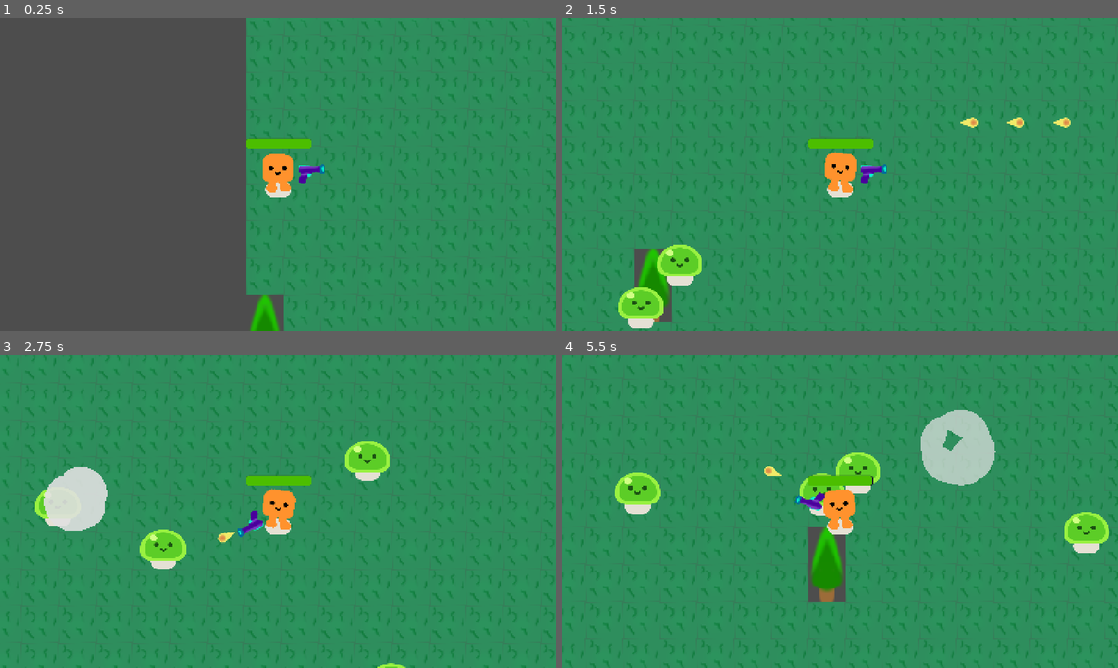
Above: before the commit, frames 1-4 (two rows, left to right).
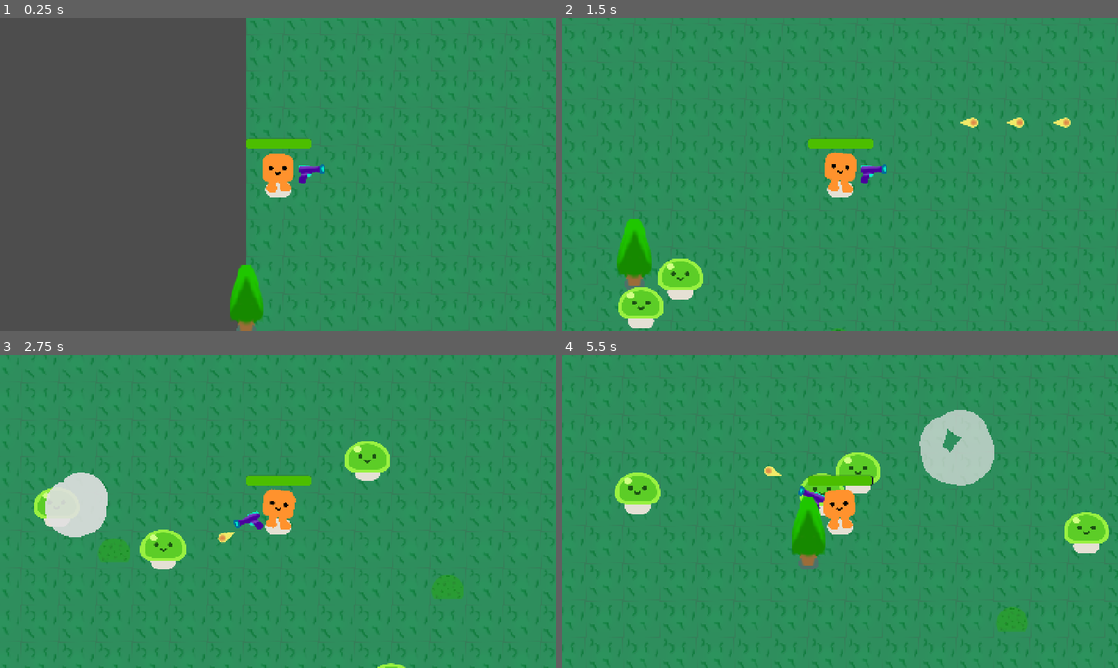
Above: after the commit, the same moments.

Repository: ProjectsOfJames/Survivor_like_V1-
Game: Godot game, scene res://survivors_game.tscn
Same seed, same stepped clock (60 frames per second), same inputs: the game is played once before the commit and once after it.
Inputs (mouse positions are in pixels of both pictures, inside the frame that each line leads up to):
- Up to frame 1 (0.25 s): no input
- Up to frame 2 (1.5 s): move the mouse to (962, 158) at 0.52 s; hold D (move_right) 0.53-1.28 s; click (962, 158) at 0.67 s; move the mouse to (728, 190) at 1.27 s; hold S (move_down) from 1.28 s (still down); click (728, 190) at 1.42 s
- Up to frame 3 (2.75 s): move the mouse to (333, 442) at 2.02 s; release S (move_down) at 2.03 s; hold D (move_right) from 2.03 s (still down); click (333, 442) at 2.17 s
- Up to frame 4 (5.5 s): move the mouse to (812, 574) at 2.77 s; release D (move_right) at 2.78 s; hold W (move_up) 2.78-3.53 s; click (812, 574) at 2.92 s; move the mouse to (1006, 558) at 3.52 s; hold A (move_left) 3.53-5.03 s; click (1006, 558) at 3.67 s; move the mouse to (673, 464) at 4.27 s; click (673, 464) at 4.42 s; move the mouse to (867, 511) at 5.02 s; hold S (move_down) from 5.03 s (still down); click (867, 511) at 5.17 s

The runs differ from the first frame. In frame 1, 1.6% of the frame differs, in the area x 41-100%, y 0-100%; in frame 2, 2.8%; in frame 3, 1.7%; in frame 4, 3.1%, in the area x 5-100%, y 3-100%.

Commit message:
Fixed object generation
- Generate tree scene instead of tree tile for collisions and layering
- Fixed bush generation
- Gun flip vertically based on rotation

Diff:
--- a/gun.gd
+++ b/gun.gd
@@ -6,6 +6,12 @@
 	if enemies_in_range.size() > 0:
 		var target_enemy = enemies_in_range.front()
 		look_at(target_enemy.global_position)
+
+		var gun_rotation = $WeaponPivot.get_global_rotation_degrees()
+		if gun_rotation > 90 or gun_rotation < -90 :
+			$WeaponPivot/Pistol.flip_v = true
+		else:
+			$WeaponPivot/Pistol.flip_v = false
 
 func shoot():
 	const BULLET = preload("res://bullet.tscn")
--- a/pine_tree.tscn
+++ b/pine_tree.tscn
@@ -6,7 +6,7 @@
 [sub_resource type="CircleShape2D" id="CircleShape2D_ikdqj"]
 radius = 19.0
 
-[node name="StaticBody2D" type="StaticBody2D" unique_id=1783748662]
+[node name="Pine Tree" type="StaticBody2D" unique_id=1783748662]
 disable_mode = 2
 
 [node name="GroundShadow" type="Sprite2D" parent="." unique_id=1341930721]
--- a/player.gd
+++ b/player.gd
@@ -23,6 +23,6 @@
 	var overlapping_mobs = %HurtBox.get_overlapping_bodies()
 	if overlapping_mobs.size() > 0:
 		health -= DAMAGE_RATE * overlapping_mobs.size() * delta
-		%ProgressBar.value = health
+		%HealthBar.value = health
 		if health <= 0.0:
 			health_depleted.emit()
--- a/player.tscn
+++ b/player.tscn
@@ -46,7 +46,7 @@
 shape = SubResource("CircleShape2D_i3pqv")
 debug_color = Color(0.95505303, 0, 0.20854759, 0.41960785)
 
-[node name="ProgressBar" type="ProgressBar" parent="." unique_id=1690598846]
+[node name="HealthBar" type="ProgressBar" parent="." unique_id=1690598846]
 unique_name_in_owner = true
 offset_left = -84.0
 offset_top = -132.0
--- a/project.godot
+++ b/project.godot
@@ -74,7 +74,7 @@
 
 [application]
 
-config/name="Your First 2D Game With Godot 4: START (GDQuest)"
+config/name="Survivor Like"
 run/main_scene="uid://swcb8q32cvqi"
 config/features=PackedStringArray("4.6", "Forward Plus")
 config/icon="res://icon.png"
--- a/survivors_game.gd
+++ b/survivors_game.gd
@@ -1,8 +1,10 @@
 extends Node2D
 
 @onready var camera_2d: Camera2D = $Player/Camera2D
-@onready var tile_map_layer: TileMapLayer = $TileMapLayer
+@onready var ground: TileMapLayer = $Ground
+@onready var objects: TileMapLayer = $Objects
 @onready var player: CharacterBody2D = $Player
+
 
 var tile_size = 96
 var chunk_size = 32
@@ -13,126 +15,133 @@
 
 var object_placed_range = Rect2()
 var object_tiles_position = {
-    "0" = PackedVector2Array(), # trees
-    "1" = PackedVector2Array(), # bushes
+	"0" = PackedVector2Array(), # trees
+	"1" = PackedVector2Array(), # bushes
 }
 
 var other_tiles_position = {
-    "0": PackedVector2Array()
+	"0": PackedVector2Array()
 }
 
 func _ready() -> void:
-    noise.noise_type = FastNoiseLite.TYPE_PERLIN
-    noise.seed = randi()
-    noise.frequency = 0.03
-    noise.domain_warp_amplitude = 1.0
+	noise.noise_type = FastNoiseLite.TYPE_PERLIN
+	noise.seed = randi()
+	noise.frequency = 0.03
+	noise.domain_warp_amplitude = 1.0
 
-    view_distance = (chunk_size / 2.0) - 1
-    load_chunk(player.position.x / tile_size, player.position.y / tile_size)
+	view_distance = (chunk_size / 2.0) - 1
+	load_chunk(player.position.x / tile_size, player.position.y / tile_size)
 
 
 func load_chunk(x, y):
-    tile_map_layer.clear()
+	ground.clear()
+	objects.clear()
 
-    for _x in range(chunk_size):
-        for _y in range(chunk_size):
-            var noise_value = noise.get_noise_2d(_x+x, _y+y) # values between 0 and 1
-            var current_tile_position = Vector2i(_x+x, _y+y)
-            var atlas_position = Vector2i()
+	for _x in range(chunk_size):
+		for _y in range(chunk_size):
+			var noise_value = noise.get_noise_2d(_x+x, _y+y) # values between 0 and 1
+			var current_tile_position = Vector2i(_x+x, _y+y)
+			var atlas_position = Vector2i()
 
-            # place floot tile
-            if noise_value < 0.5:
-                atlas_position = grass_atlas_position
-            else:
-                atlas_position = grass_atlas_position # temporary untill other floor tiles exist
+			# place floot tile
+			if noise_value < 0.5:
+				atlas_position = grass_atlas_position
+			else:
+				atlas_position = grass_atlas_position # temporary untill other floor tiles exist
 
-            if tile_map_layer.get_cell_source_id(current_tile_position) == -1:
-                tile_map_layer.set_cell(current_tile_position, 0, atlas_position, 0)
+			if ground.get_cell_source_id(current_tile_position) == -1:
+				ground.set_cell(current_tile_position, 0, atlas_position, 0)
 
-            # Object Placement
-            if randi() % 25 == 0:
-                if !object_placed_range.has_point(current_tile_position):
-                    for i in object_tiles_position:
-                        match i:
-                            "0":
-                                if randi() % 2 == 0 and atlas_position.x == 0:
-                                    object_tiles_position[i].append(current_tile_position)
-                                    break
-                            "1":
-                                if atlas_position.x == 0:
-                                    object_tiles_position[i].append(current_tile_position)
+			# Object Placement
+			if randi() % 25 == 0:
+				if !object_placed_range.has_point(current_tile_position):
+					for i in object_tiles_position:
+						match i:
+							"0":
+								if randi() % 2 == 0 and atlas_position.x == 0:
+									object_tiles_position[i].append(current_tile_position)
+									break
+							"1":
+								if atlas_position.x == 0:
+									object_tiles_position[i].append(current_tile_position)
 
-    if !object_placed_range.has_point(tile_map_layer.get_used_rect().position) or !object_placed_range.has_point(tile_map_layer.get_used_rect().end):
-        object_placed_range = object_placed_range.merge(tile_map_layer.get_used_rect())
+	if !object_placed_range.has_point(ground.get_used_rect().position) or !object_placed_range.has_point(ground.get_used_rect().end):
+		object_placed_range = object_placed_range.merge(ground.get_used_rect())
 
-    for t in object_tiles_position:
-        match t:
-            "0":
-                for tp in range(object_tiles_position[t].size()):
-                    if tile_map_layer.get_cell_source_id(Vector2i(object_tiles_position[t][tp].x, object_tiles_position[t][tp].y)) != -1 or tile_map_layer.get_cell_source_id(Vector2i(object_tiles_position[t][tp].x, object_tiles_position[t][tp].y+1)) == -1:
-                        draw_tree(object_tiles_position[t][tp].x, object_tiles_position[t][tp].y)
-            "1":
-                for tp in range(object_tiles_position[t].size()):
-                    if tile_map_layer.get_cell_source_id(Vector2i(object_tiles_position[t][tp].x, object_tiles_position[t][tp].y)) != -1:
-                        draw_bush(object_tiles_position[t][tp].x, object_tiles_position[t][tp].y)
+	for t in object_tiles_position:
+		match t:
+			"0":
+				for tp in range(object_tiles_position[t].size()):
+					if ground.get_cell_source_id(Vector2i(object_tiles_position[t][tp].x, object_tiles_position[t][tp].y)) != -1 or ground.get_cell_source_id(Vector2i(object_tiles_position[t][tp].x, object_tiles_position[t][tp].y+1)) == -1:
+						draw_tree(object_tiles_position[t][tp].x, object_tiles_position[t][tp].y)
+			"1":
+				for tp in range(object_tiles_position[t].size()):
+					if ground.get_cell_source_id(Vector2i(object_tiles_position[t][tp].x, object_tiles_position[t][tp].y)) != -1:
+						draw_bush(object_tiles_position[t][tp].x, object_tiles_position[t][tp].y)
 
-    for ot in other_tiles_position:
-        match ot:
-            "0":
-                for op in range(other_tiles_position[ot].size()):
-                    if tile_map_layer.get_cell_source_id(other_tiles_position[ot][op]) != -1:
-                        tile_map_layer.set_cell(other_tiles_position[ot][op], 2, Vector2i(3, 2), 0)
+	for ot in other_tiles_position:
+		match ot:
+			"0":
+				for op in range(other_tiles_position[ot].size()):
+					if ground.get_cell_source_id(other_tiles_position[ot][op]) != -1:
+						ground.set_cell(other_tiles_position[ot][op], 2, Vector2i(3, 2), 0)
 
 func _physics_process(_delta: float) -> void:
 
-    # Chunk loading / unloading
-    var world_size = tile_map_layer.get_used_rect() as Rect2i
-    var world_size_start = world_size.position
-    var world_size_end = world_size.end
-    var player_position_negitive = ($Player.position  / tile_size) - Vector2(view_distance, view_distance)
-    var player_position_positive = ($Player.position  / tile_size) + Vector2(view_distance, view_distance)
+	# Chunk loading / unloading
+	var world_size = ground.get_used_rect() as Rect2i
+	var world_size_start = world_size.position
+	var world_size_end = world_size.end
+	var player_position_negitive = ($Player.position  / tile_size) - Vector2(view_distance, view_distance)
+	var player_position_positive = ($Player.position  / tile_size) + Vector2(view_distance, view_distance)
 
-    # left / right generation
-    if player_position_positive.x > world_size_end.x:
-        load_chunk(world_size_start.x + 1, world_size_start.y)
-    elif player_position_negitive.x < world_size_start.x:
-        load_chunk(world_size_start.x - 1, world_size_start.y)
-    # up / down generation
-    if player_position_positive.y > world_size_end.y:
-        load_chunk(world_size_start.x, world_size_start.y + 1)
-    elif player_position_negitive.y < world_size_start.y:
-        load_chunk(world_size_start.x, world_size_start.y - 1)
+	# left / right generation
+	if player_position_positive.x > world_size_end.x:
+		load_chunk(world_size_start.x + 1, world_size_start.y)
+	elif player_position_negitive.x < world_size_start.x:
+		load_chunk(world_size_start.x - 1, world_size_start.y)
+	# up / down generation
+	if player_position_positive.y > world_size_end.y:
+		load_chunk(world_size_start.x, world_size_start.y + 1)
+	elif player_position_negitive.y < world_size_start.y:
+		load_chunk(world_size_start.x, world_size_start.y - 1)
 
 func _input(event: InputEvent) -> void:
-    # Mouse wheel zoom
-    if event is InputEventMouseButton:
-        if event.button_index == MOUSE_BUTTON_WHEEL_UP:
-            camera_2d.zoom += Vector2(0.05, 0.05)
-        elif event.button_index == MOUSE_BUTTON_WHEEL_DOWN:
-            camera_2d.zoom -= Vector2(0.05, 0.05)
+	# Mouse wheel zoom
+	if event is InputEventMouseButton:
+		if event.button_index == MOUSE_BUTTON_WHEEL_UP:
+			camera_2d.zoom += Vector2(0.05, 0.05)
+		elif event.button_index == MOUSE_BUTTON_WHEEL_DOWN:
+			camera_2d.zoom -= Vector2(0.05, 0.05)
 
 func draw_tree(x, y):
-    if tile_map_layer.get_cell_source_id(Vector2i(x, y-1)) != -1:
-        tile_map_layer.set_cell(Vector2i(x, y-1), 0, Vector2i(0, 0), 0)
-    if tile_map_layer.get_cell_source_id(Vector2i(x, y)) != -1:
-        tile_map_layer.set_cell(Vector2i(x, y), 0, Vector2i(0, 1), 0)
+	const TREE = preload("res://pine_tree.tscn")
 
-    if tile_map_layer.get_cell_atlas_coords(Vector2i(x, y-2)) == Vector2i(0, 0):
-        tile_map_layer.erase_cell(Vector2i(x, y-2))
+	var new_tree = TREE.instantiate()
+	if ground.get_cell_source_id(Vector2i(x, y)) != -1:
+		#objects.set_cell(Vector2i(x, y-1), 0, Vector2i(0, 0), 0)
+		new_tree.global_position = Vector2i(x*tile_size, y*tile_size)
+		add_child(new_tree)
+
+	#if ground.get_cell_source_id(Vector2i(x, y)) != -1:
+		#objects.set_cell(Vector2i(x, y), 0, Vector2i(0, 1), 0)
+
+	#if ground.get_cell_atlas_coords(Vector2i(x, y-2)) == Vector2i(0, 0):
+		#objects.erase_cell(Vector2i(x, y-2))
 
 func draw_bush(x, y):
-    if tile_map_layer.get_cell_source_id(Vector2i(x, y)) != -1 and tile_map_layer.get_cell_source_id(Vector2i(x, y)) == -1:
-        tile_map_layer.set_cell(Vector2i(x, y), 0, Vector2i(0, 2), 0)
+	if ground.get_cell_source_id(Vector2i(x, y)) != -1:
+		objects.set_cell(Vector2i(x, y), 0, Vector2i(0, 2), 0)
 
 func spawn_mob():
-    var new_mob = preload("res://mob.tscn").instantiate()
-    %PathFollow2D.progress_ratio = randf()
-    new_mob.global_position = %PathFollow2D.global_position
-    add_child(new_mob)
+	var new_mob = preload("res://mob.tscn").instantiate()
+	%PathFollow2D.progress_ratio = randf()
+	new_mob.global_position = %PathFollow2D.global_position
+	add_child(new_mob)
 
 func _on_timer_timeout() -> void:
-    spawn_mob()
+	spawn_mob()
 
 func _on_player_health_depleted() -> void:
-    %GameOver.visible = true
-    get_tree().paused = true
+	%GameOver.visible = true
+	get_tree().paused = true
--- a/survivors_game.tscn
+++ b/survivors_game.tscn
@@ -8,13 +8,21 @@
 texture = ExtResource("2_edxvn")
 texture_region_size = Vector2i(96, 96)
 0:3/0 = 0
-0:2/0 = 0
-0:1/0 = 0
-0:0/0 = 0
 
 [sub_resource type="TileSet" id="TileSet_mx11s"]
 tile_size = Vector2i(96, 96)
 sources/0 = SubResource("TileSetAtlasSource_l26od")
+
+[sub_resource type="TileSetAtlasSource" id="TileSetAtlasSource_qqaft"]
+texture = ExtResource("2_edxvn")
+texture_region_size = Vector2i(96, 96)
+0:2/0 = 0
+0:0/size_in_atlas = Vector2i(1, 2)
+0:0/0 = 0
+
+[sub_resource type="TileSet" id="TileSet_7jj1j"]
+tile_size = Vector2i(96, 96)
+sources/0 = SubResource("TileSetAtlasSource_qqaft")
 
 [sub_resource type="Curve2D" id="Curve2D_l26od"]
 _data = {
@@ -26,20 +34,16 @@
 y_sort_enabled = true
 script = ExtResource("1_qqaft")
 
-[node name="TileMapLayer" type="TileMapLayer" parent="." unique_id=1294929522]
+[node name="Ground" type="TileMapLayer" parent="." unique_id=1294929522]
 z_index = -2
 tile_set = SubResource("TileSet_mx11s")
 
-[node name="CanvasLayer" type="CanvasLayer" parent="." unique_id=1225923479]
-layer = -1
-visible = false
-
-[node name="ColorRect" type="ColorRect" parent="CanvasLayer" unique_id=423366857]
-offset_right = 1920.0
-offset_bottom = 1080.0
+[node name="Objects" type="TileMapLayer" parent="." unique_id=84777107]
+y_sort_enabled = true
+tile_set = SubResource("TileSet_7jj1j")
 
 [node name="Player" parent="." unique_id=1970329060 instance=ExtResource("1_3cish")]
-position = Vector2(1043, 592)
+position = Vector2(1043, 595)
 
 [node name="Camera2D" type="Camera2D" parent="Player" unique_id=722479153]
 position = Vector2(-1, -39)
